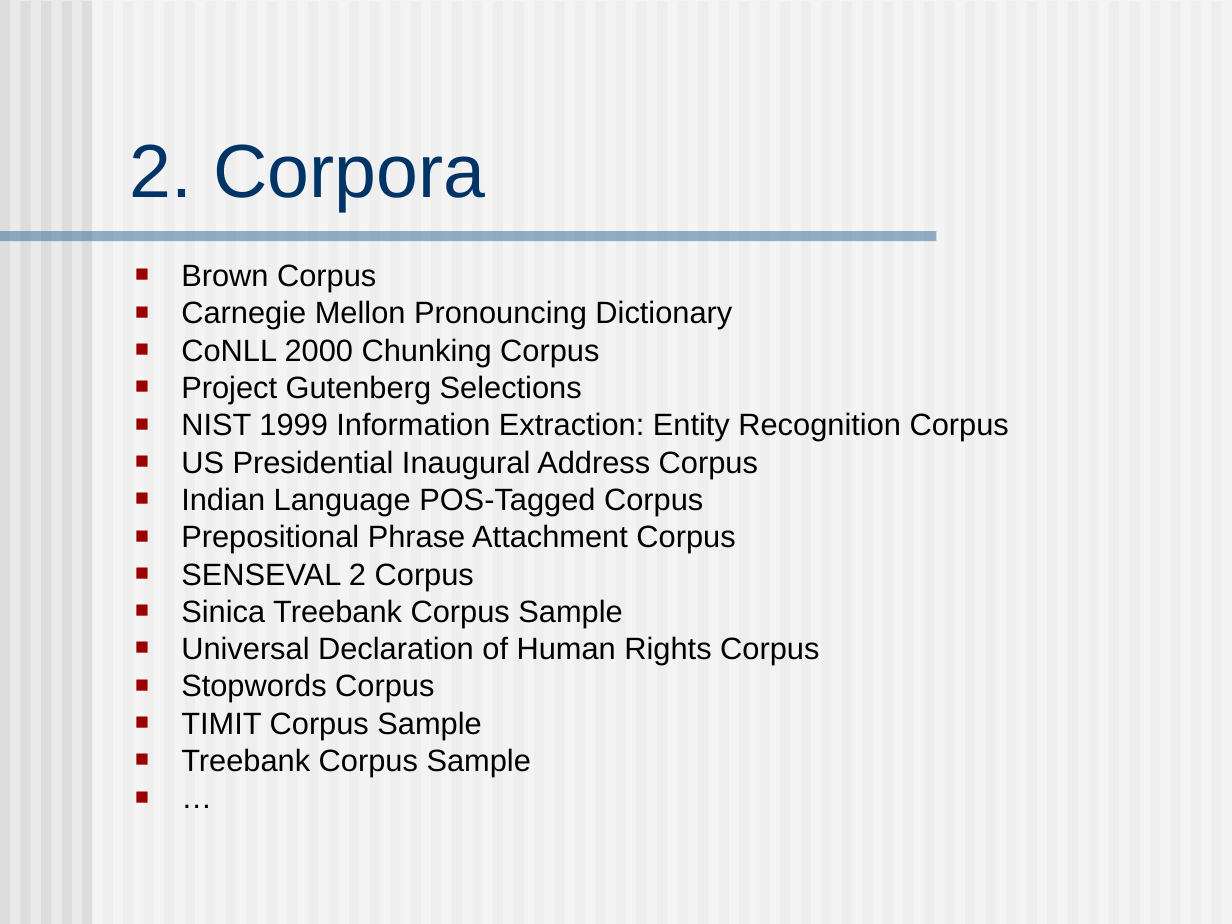
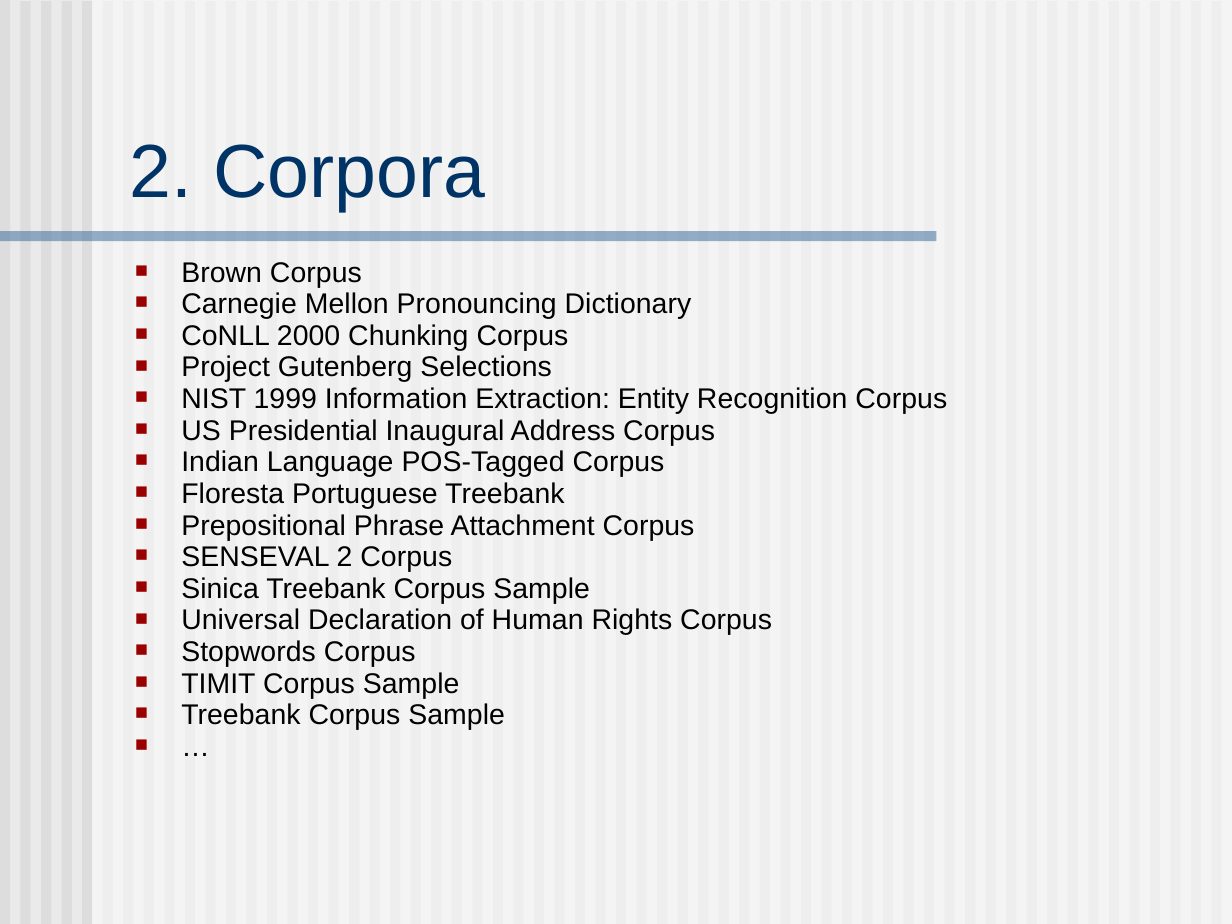
Before and after one commit to nltk/nltk_book, a slide deck: slide 5 of nltk.ppt. Drawn at 1232x924 pixels with LibreOffice and Linux fonts; fonts in the diff are those of the drawing. Boxes give left, top, right and bottom in pixels: in the first picture for what was removed or moved away, otherwise in the second. Text is boxed around its words. In the diff, an @@ line names an element or a change of style, - is before the commit and + after.

Commit message:
updates to presentation slides and portuguese guide
svn/trunk@5341

```diff
--- a/nltk.ppt
+++ b/nltk.ppt
@@ text at box(181, 262, 947, 730): size 18 to 16.6 pt; line spacing 0.8 to 0.7 @@
@@ text at box(181, 482, 564, 509): paragraph added @@
+■ Floresta Portuguese Treebank
```
Also in this commit, not shown: 4 other slides changed, 6 slides added, 2 slides removed.
